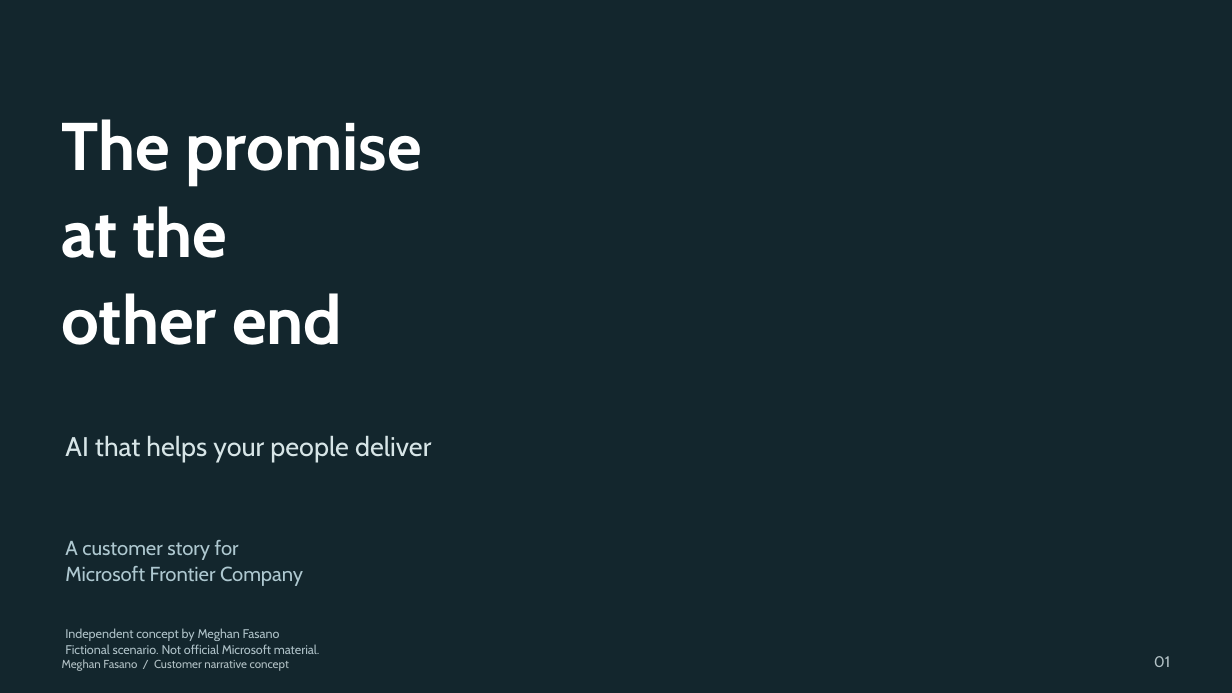
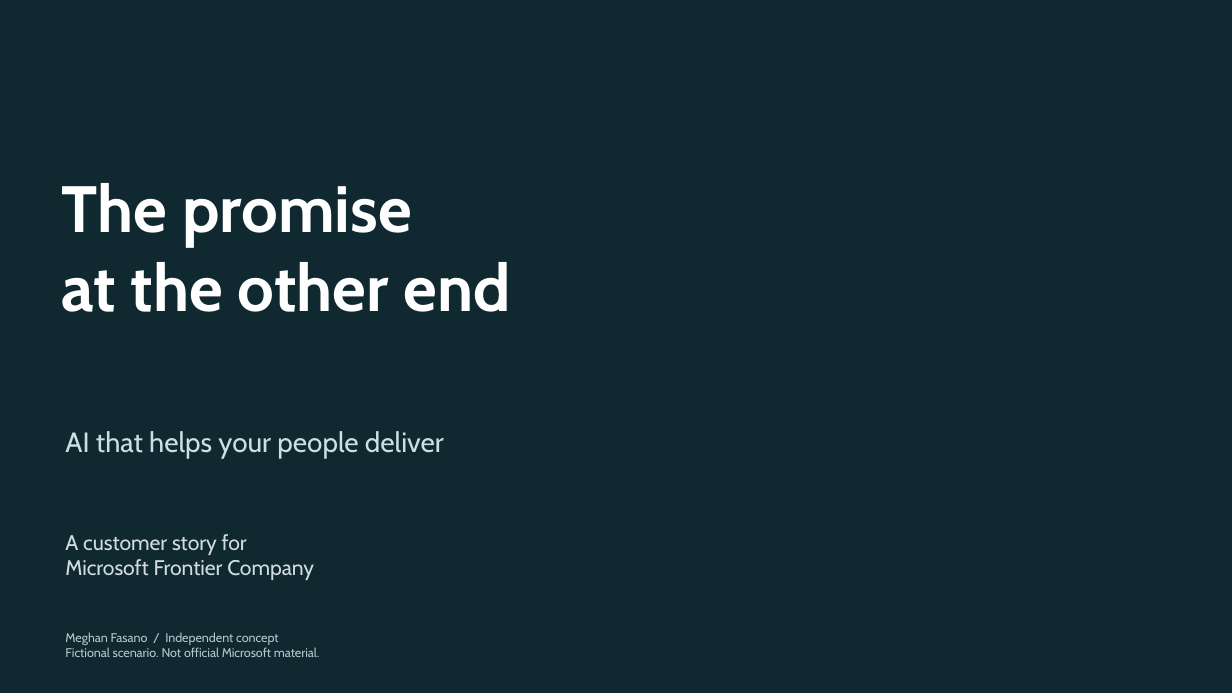
Before and after one commit to meobrien22/Meghan_Microsoft_Frontier_Portfolio, a slide deck: slide 1 of decks/frontier-customer/The-Promise-at-the-Other-End.pptx. Drawn at 1232x693 pixels with LibreOffice and Linux fonts; fonts in the diff are those of the drawing; background and template pictures are left out. Boxes give left, top, right and bottom in pixels: in the first picture for what was removed or moved away, otherwise in the second. Text is boxed around its words. In the diff, an @@ line names an element or a change of style, - is before the commit and + after.

Commit message:
Make portfolio and Frontier deck visual and easier to read

```diff
--- a/decks/frontier-customer/The-Promise-at-the-Other-End.pptx
+++ b/decks/frontier-customer/The-Promise-at-the-Other-End.pptx
@@ text "The promise": place and size @@
-text "The promise" at bbox=[62, 119, 421, 345]
+text "The promise" at bbox=[62, 183, 511, 312]
@@ text at bbox=[62, 183, 412, 248]: size 52.5 to 51 pt in "The promise"; line spacing 1.08 to 1 @@
@@ text at bbox=[62, 262, 511, 312]: text changed; size 52.5 to 51 pt @@
-at the
-other end
+at the other end
@@ text "AI that helps your people ..." at bbox=[65, 431, 444, 458]: size 21 to 21.8 pt, text colour #D7E5E7 to #C8E1E2; line spacing 1.08 to 1 @@
@@ text "A customer story for" at bbox=[65, 534, 314, 580]: size 15.8 to 16.5 pt, text colour #AEC8D0 to #D0DDE0; line spacing 1.08 to 1 @@
@@ text removed at bbox=[62, 659, 289, 671] @@
-Meghan Fasano / Customer narrative concept
@@ text at bbox=[65, 632, 279, 645]: text changed; text colour #ADC0C6 to #B3C7CD @@
-Independent concept by Meghan Fasano
+Meghan Fasano / Independent concept
@@ text at bbox=[65, 647, 320, 657]: text colour #ADC0C6 to #B3C7CD in "Fictional scenario. Not official Microsoft material."; line spacing 1.08 to 1 @@
@@ text removed at bbox=[1154, 656, 1170, 667] @@
-01
```
Also in this commit, not shown: 4 other slides changed, 9 slides added, 9 slides removed, 20 other files.
